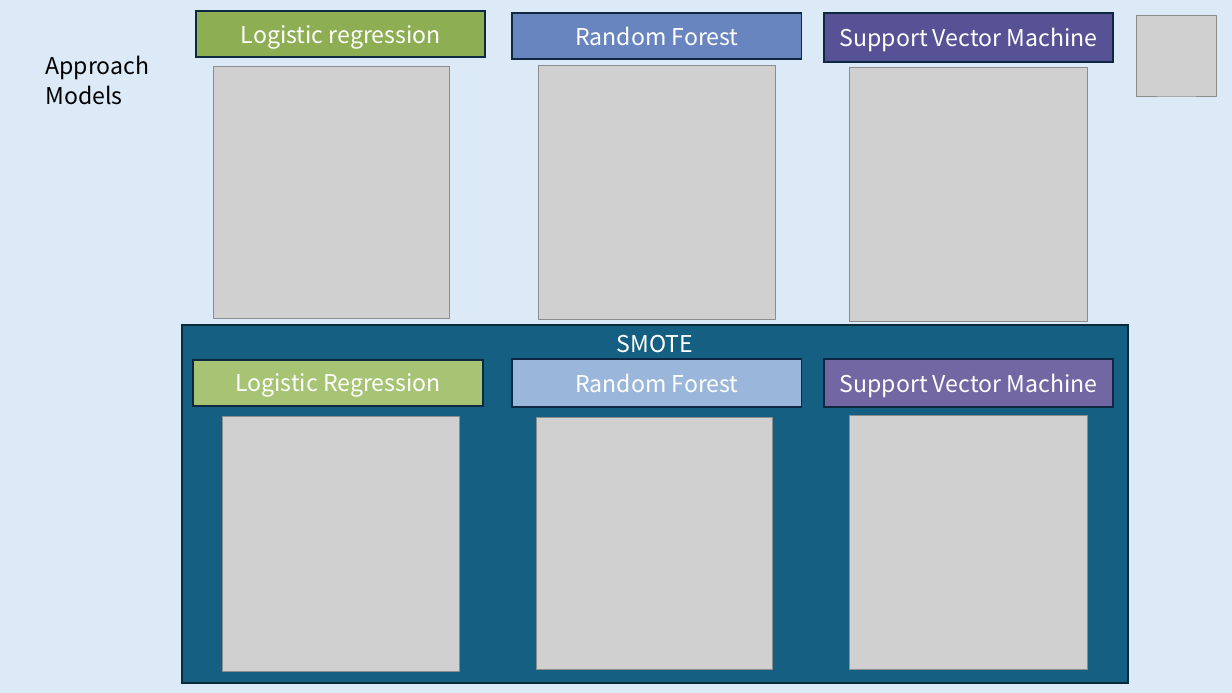
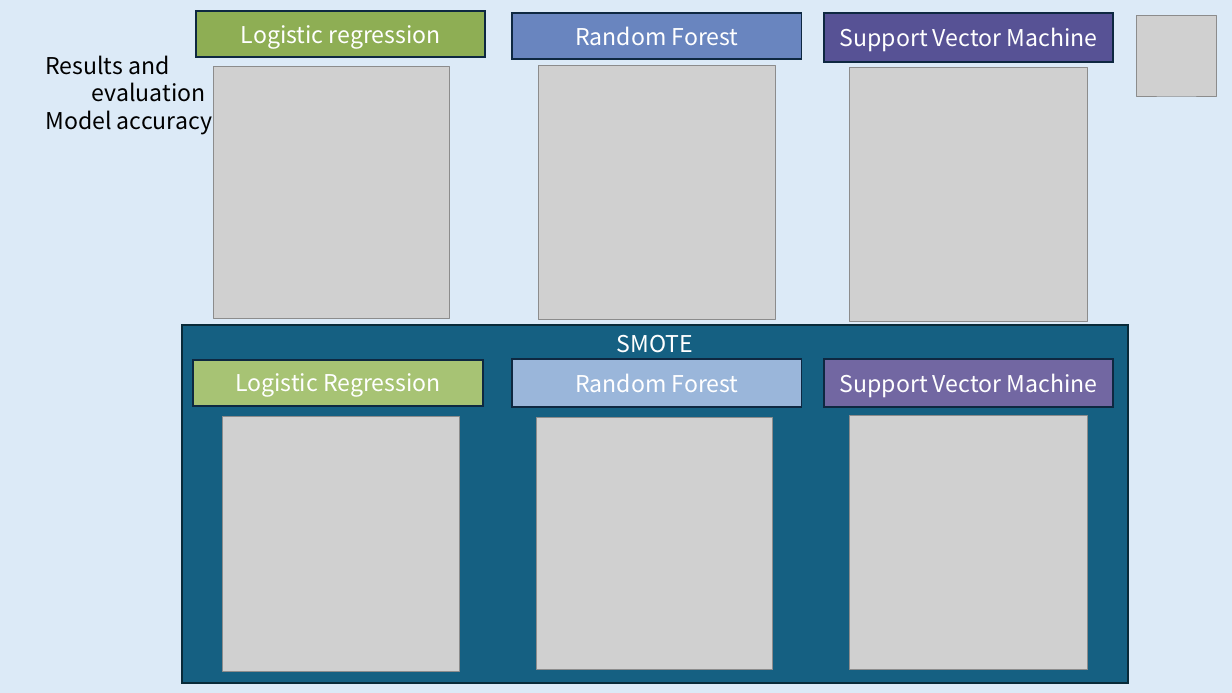
Before and after one commit to rhlt/tnbc, a slide deck: slide 12 of CapstoneProject_FinalPresentation.pptx. Drawn at 1232x693 pixels with LibreOffice and Linux fonts; fonts in the diff are those of the drawing; grey boxes stand for pictures. Boxes give left, top, right and bottom in pixels: in the first picture for what was removed or moved away, otherwise in the second. Text is boxed around its words. In the diff, an @@ line names an element or a change of style, - is before the commit and + after.

```diff
--- a/CapstoneProject_FinalPresentation.pptx
+++ b/CapstoneProject_FinalPresentation.pptx
@@ text at [45, 55, 212, 135]: text changed @@
-Approach
+Results and
+evaluation
+Model accuracy
@@ text removed at [45, 85, 122, 105] @@
-Models
```
Also in this commit, not shown: 14 other slides changed, 4 slides added, 2 slides removed, 1 other file.
